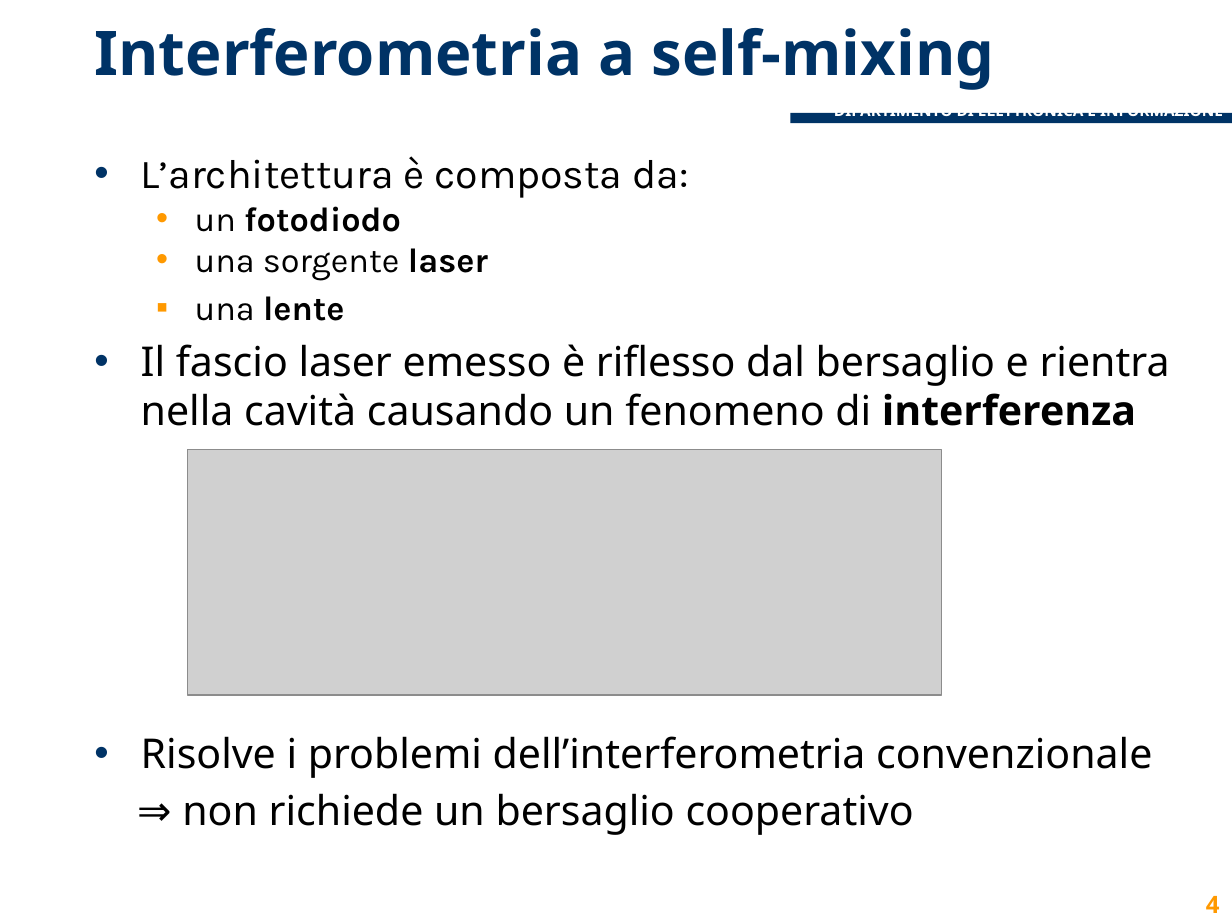
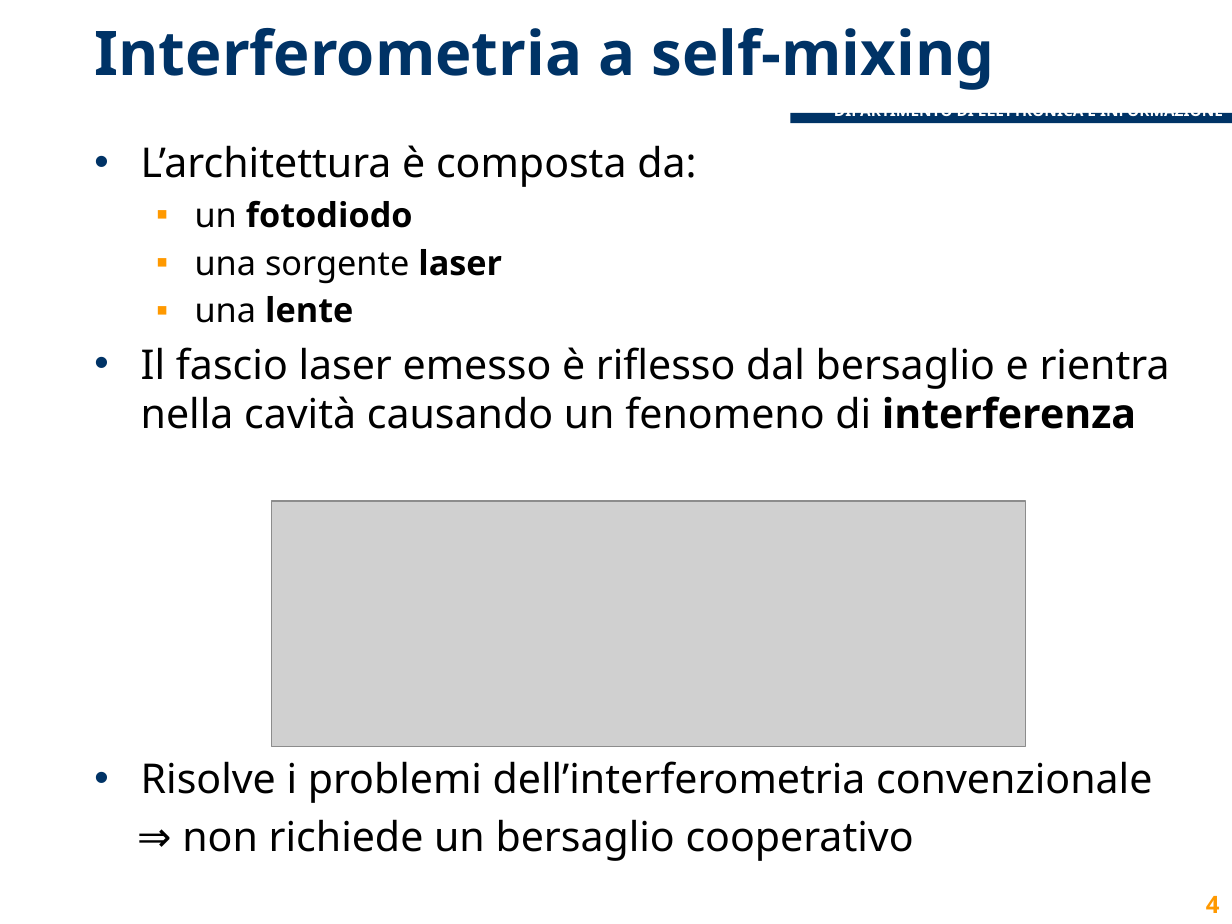
Before and after one commit to lcavagnispolimi/thesis_latex, a slide deck: slide 4 of presentazione_discussione.pptx. Drawn at 1232x924 pixels with LibreOffice and Linux fonts; fonts in the diff are those of the drawing; grey boxes stand for pictures; background and template pictures are left out. Boxes give left, top, right and bottom in pixels: in the first picture for what was removed or moved away, otherwise in the second. Text is boxed around its words. In the diff, an @@ line names an element or a change of style, - is before the commit and + after.

```diff
--- a/presentazione_discussione.pptx
+++ b/presentazione_discussione.pptx
@@ text "L’architettura è composta da:": place and size @@
-text "L’architettura è composta da:" at (141, 156, 1170, 426)
+text "L’architettura è composta da:" at (141, 145, 1170, 429)
@@ text at (141, 145, 696, 323): font Karla to Noto Sans in "L’architettura è composta da:", "un fotodiodo", "una sorgente laser", "una lente"; more space between paragraphs; bullet • to ▪ @@
@@ picture: place and size @@
-picture at (187, 450, 941, 695)
+picture at (271, 501, 1025, 747)
@@ text "Risolve i problemi dell’interferometria convenzionale": place and size @@
-text "Risolve i problemi dell’interferometria convenzionale" at (141, 736, 1152, 835)
+text "Risolve i problemi dell’interferometria convenzionale" at (141, 761, 1152, 861)
```
Also in this commit, not shown: 19 other slides changed.
